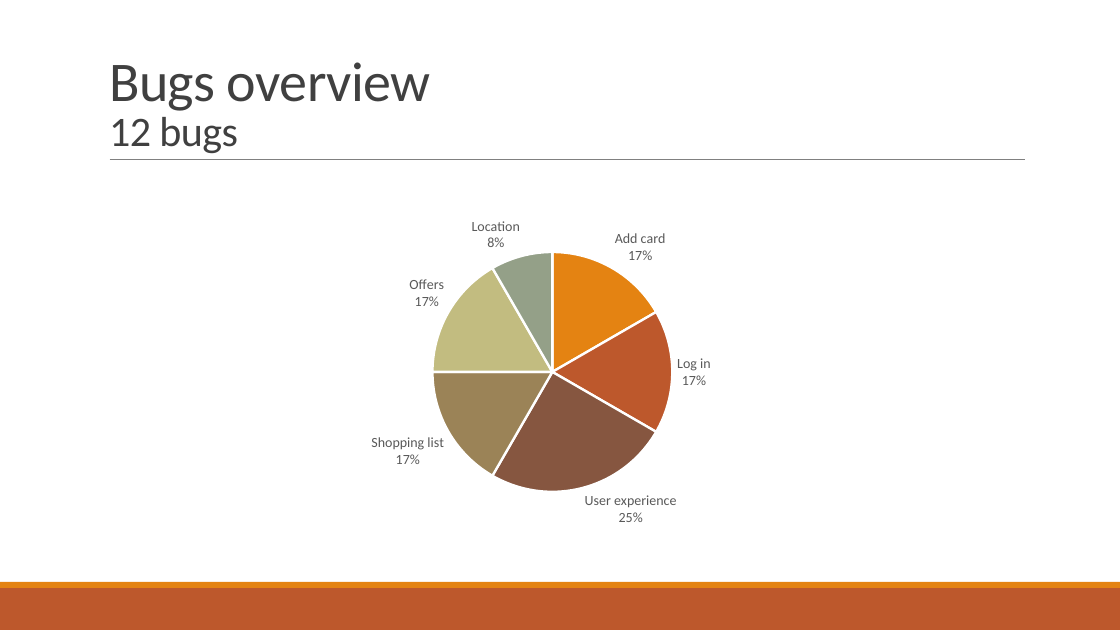
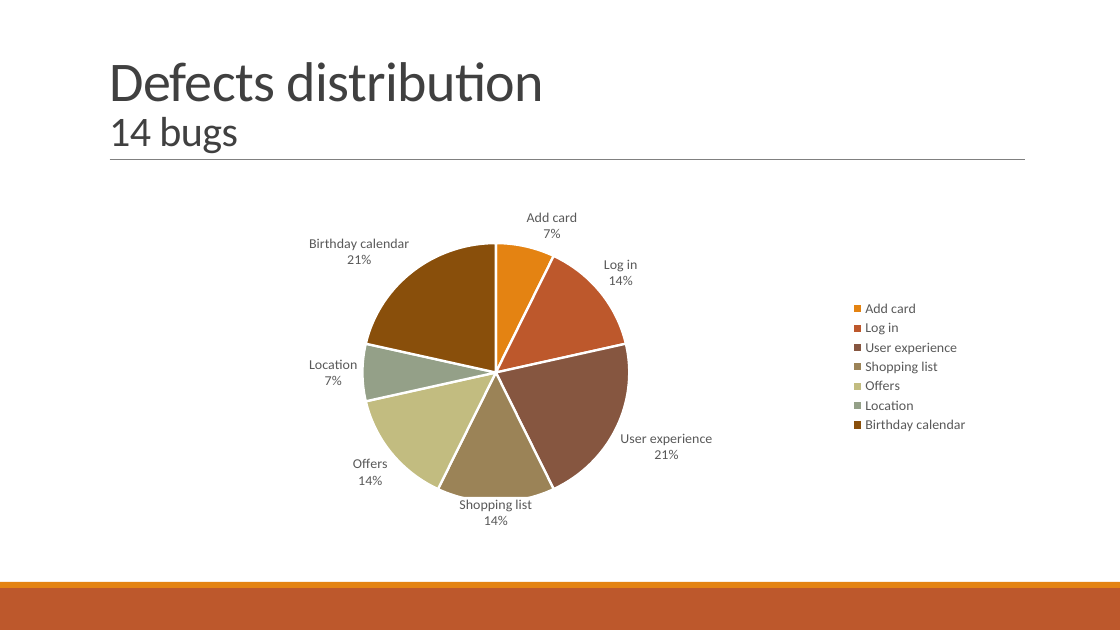
Before and after one commit to corinaradu/siit-testing, a slide deck: slide 8 of final-project/virtual-cards/virtual-cards.pptx. Drawn at 1120x630 pixels with LibreOffice and Linux fonts; fonts in the diff are those of the drawing. Boxes give left, top, right and bottom in pixels: in the first picture for what was removed or moved away, otherwise in the second. Text is boxed around its words. In the diff, an @@ line names an element or a change of style, - is before the commit and + after.

```diff
--- a/final-project/virtual-cards/virtual-cards.pptx
+++ b/final-project/virtual-cards/virtual-cards.pptx
@@ title at <box>109,62,544,153</box>: text changed @@
-Bugs overview
-12 bugs
+Defects distribution
+14 bugs
@@ pie chart at <box>101,205,978,539</box> @@
-categories: Add card, Log in, User experience, Shopping list, Offers, Location
+categories: Add card, Log in, User experience, Shopping list, Offers, Location, Birthday calendar
-Series 1: 17, 17, 25, 17, 17, 8
+Series 1: 7, 14, 21, 14, 14, 7, 21
@@ legend changed @@
@@ plot area changed @@
```
Also in this commit, not shown: 5 other slides changed, 20 other files.
